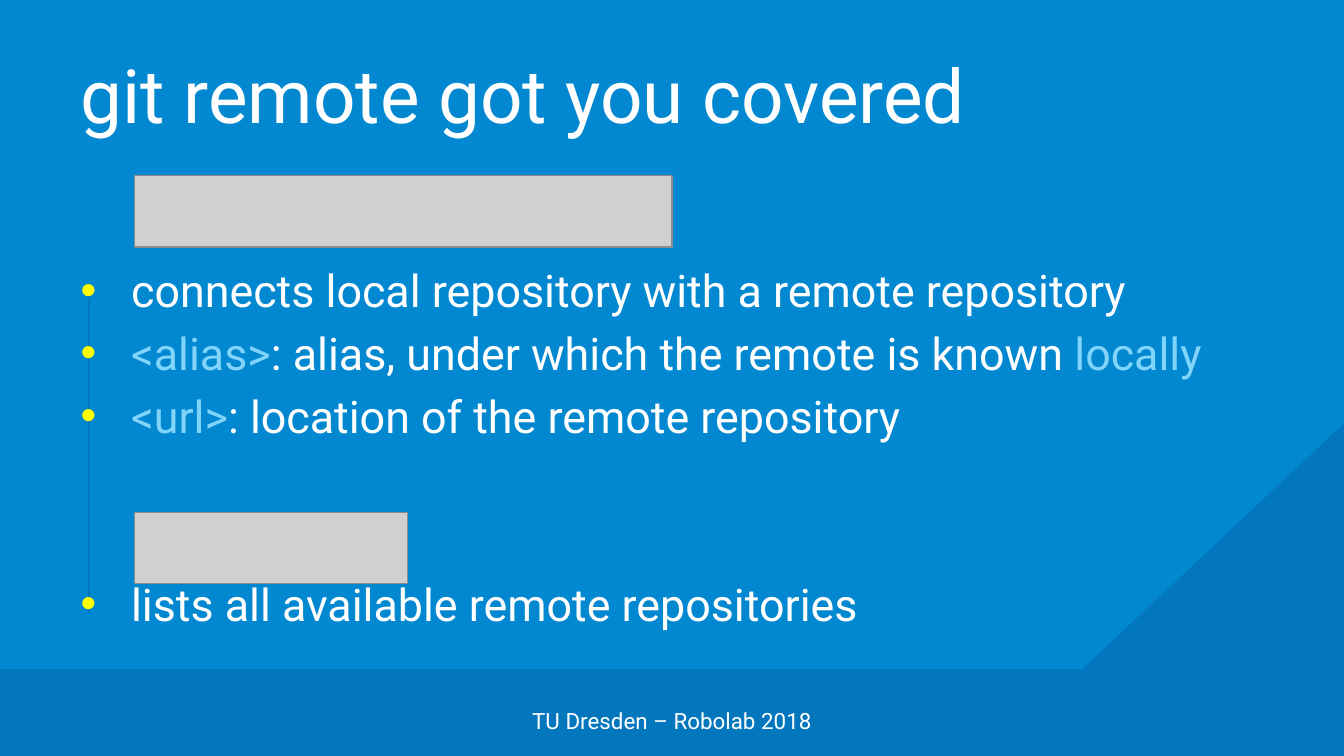
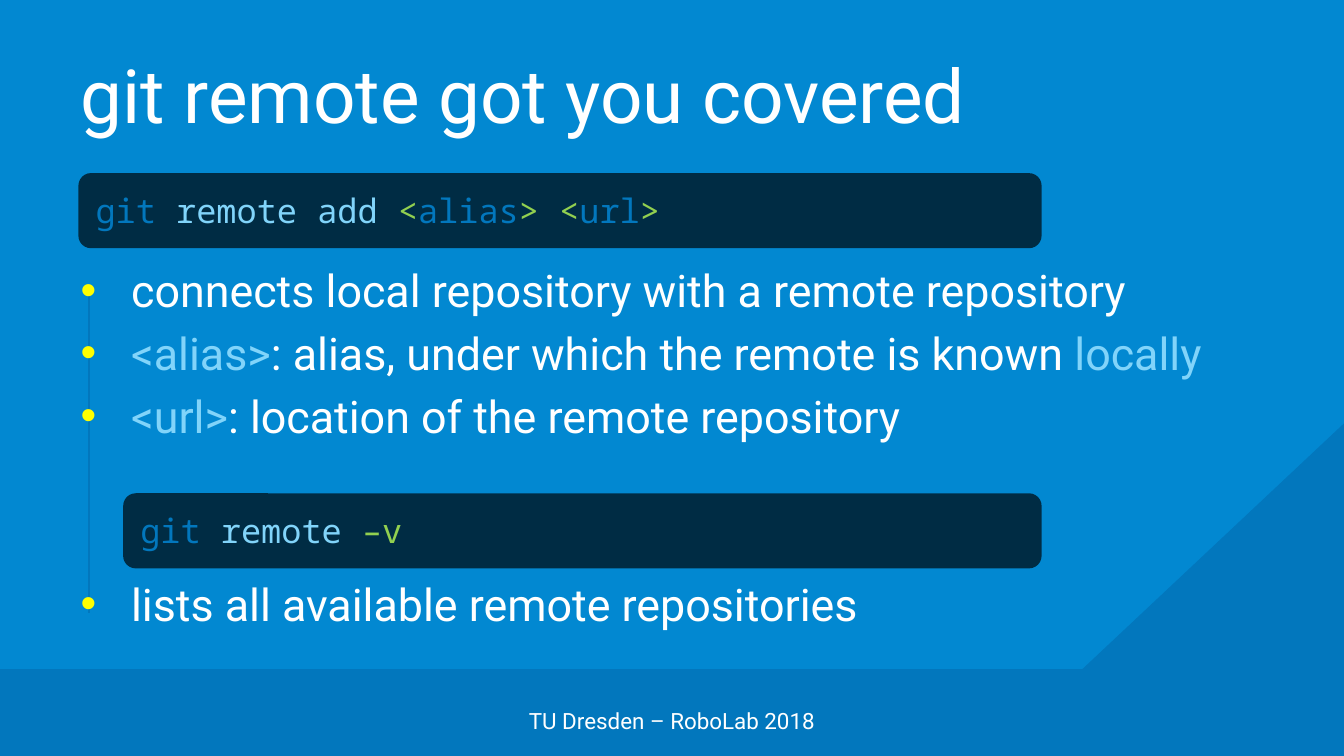
Before and after one commit to edisontrent1337/gitslides, a slide deck: slide 25 of Git.pptx (slide 22 before the commit). Drawn at 1344x756 pixels with LibreOffice and Linux fonts; fonts in the diff are those of the drawing; grey boxes stand for pictures; background and template pictures are left out. Boxes give left, top, right and bottom in pixels: in the first picture for what was removed or moved away, otherwise in the second. Text is boxed around its words. In the diff, an @@ line names an element or a change of style, - is before the commit and + after.

```diff
--- a/Git.pptx
+++ b/Git.pptx
@@ rounded rectangle added at box(78, 173, 1042, 249), fill #000000 at 67% opacity, 18 pt, text #0277BD @@
+git remote add <alias> <url>
@@ picture removed at box(134, 176, 672, 247) @@
@@ rounded rectangle added at box(124, 493, 1042, 569), fill #000000 at 67% opacity, 18 pt, text #81D4FA @@
+git remote –v
@@ picture removed at box(134, 512, 407, 583) @@
@@ text at box(529, 712, 814, 730): text changed @@
-TU Dresden – Robolab 2018
+TU Dresden – RoboLab 2018
```
Also in this commit, not shown: 28 other slides changed, 21 slides added, 1 slide removed.
